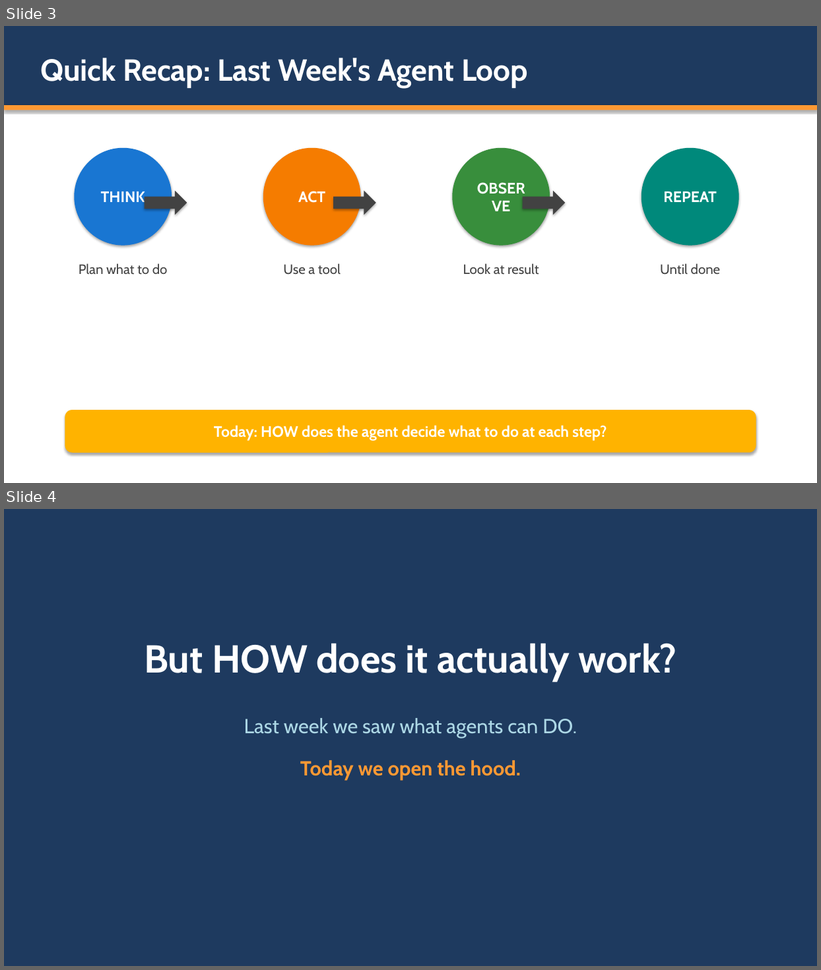
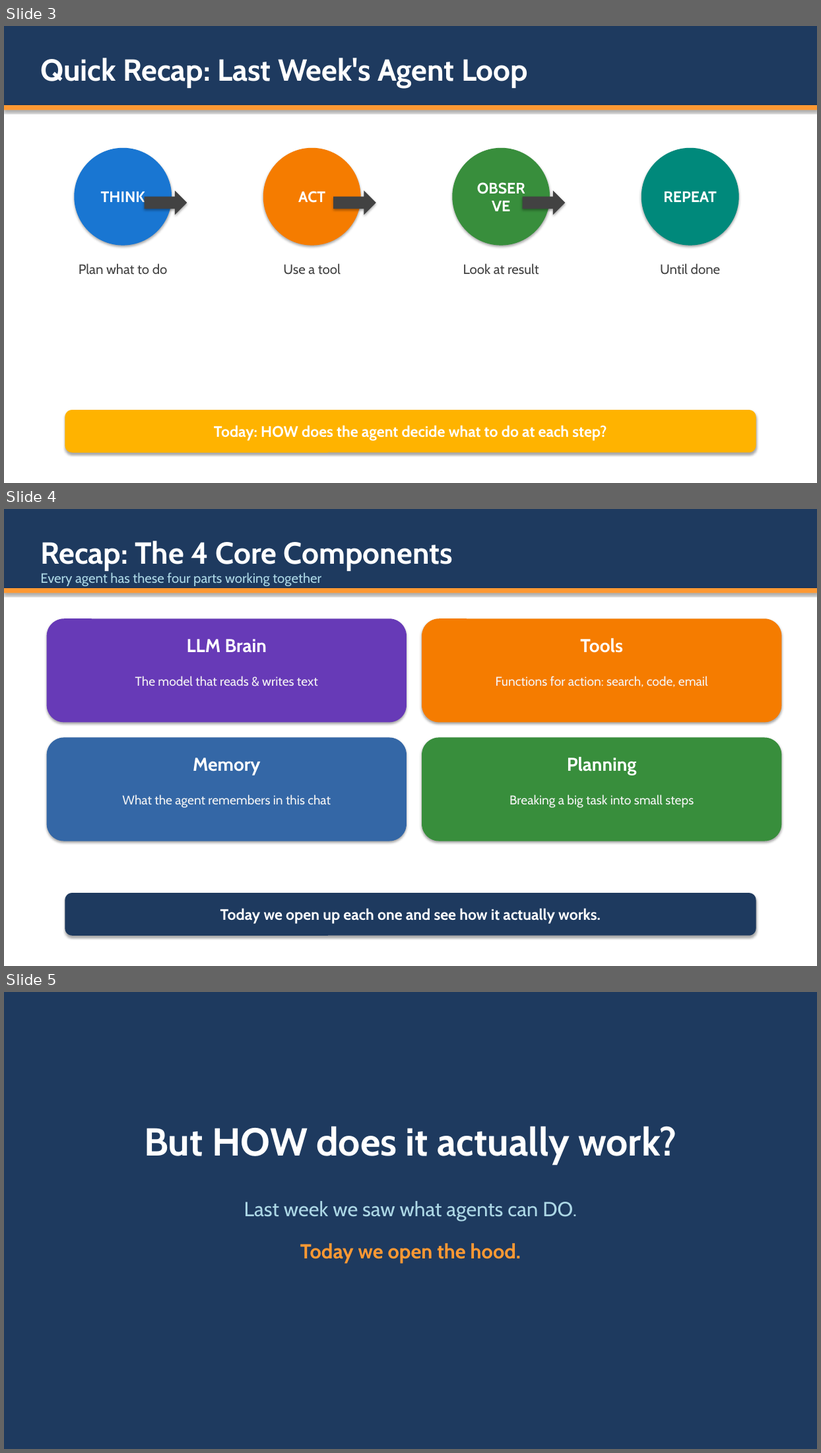
Before and after one commit to aghimir3/KidsComputerScience, a slide deck: 2026-05-02_How_AI_Agents_Work/2026-05-02_How_AI_Agents_Work.pptx. Shown one above the other, each under a label of ours: slides 3 and 4 before the commit, slides 3, 4 and 5 after it. The pictures are 821x970 and 821x1453 pixels, drawn with LibreOffice and Linux fonts; fonts in the diff are those of the drawing. Boxes give left, top, right and bottom in pixels: in the first picture for what was removed or moved away, otherwise in the second. Text is boxed around its words. In the diff, an @@ line names an element or a change of style, - is before the commit and + after.

```diff
--- a/2026-05-02_How_AI_Agents_Work/2026-05-02_How_AI_Agents_Work.pptx
+++ b/2026-05-02_How_AI_Agents_Work/2026-05-02_How_AI_Agents_Work.pptx
@@ slide 4 added at (4,509,817,966), background #FFFFFF @@
@@ rectangle added at (4,509,817,588), fill #1E3A5F @@
@@ text added at (40,541,453,570), 36 pt, text #FFFFFF, bold @@
+Recap: The 4 Core Components
@@ text added at (40,572,321,586), 16 pt, text #ADD8E6 @@
+Every agent has these four parts working together
@@ rectangle added at (4,588,817,593), fill #FF9933 @@
@@ rounded rectangle added at (47,619,407,722), fill #673AB7 @@
@@ rounded rectangle added at (422,619,781,722), fill #F57C00 @@
@@ text added at (187,639,267,653), 22 pt, text #FFFFFF, bold @@
+LLM Brain
@@ text added at (580,638,623,653), 22 pt, text #FFFFFF, bold @@
+Tools
@@ text added at (135,676,318,686), 15 pt, text #F5F5F5 @@
+The model that reads & writes text
@@ text added at (496,676,708,687), 15 pt, text #F5F5F5 @@
+Functions for action: search, code, email
@@ rounded rectangle added at (47,738,407,842), fill #3467A6 @@
@@ rounded rectangle added at (422,738,781,842), fill #388E3C @@
@@ text added at (193,758,261,775), 22 pt, text #FFFFFF, bold @@
+Memory
@@ text added at (567,757,637,775), 22 pt, text #FFFFFF, bold @@
+Planning
@@ text added at (122,795,331,808), 15 pt, text #F5F5F5 @@
+What the agent remembers in this chat
@@ text added at (510,795,694,808), 15 pt, text #F5F5F5 @@
+Breaking a big task into small steps
@@ rounded rectangle added at (65,893,756,936), fill #1E3A5F, 18 pt, text #FFFFFF, bold @@
+Today we open up each one and see how it actually works.
@@ what was slide 4 is now slide 5 @@
```
Also in this commit, not shown: 1 slide changed, 3 other files.
